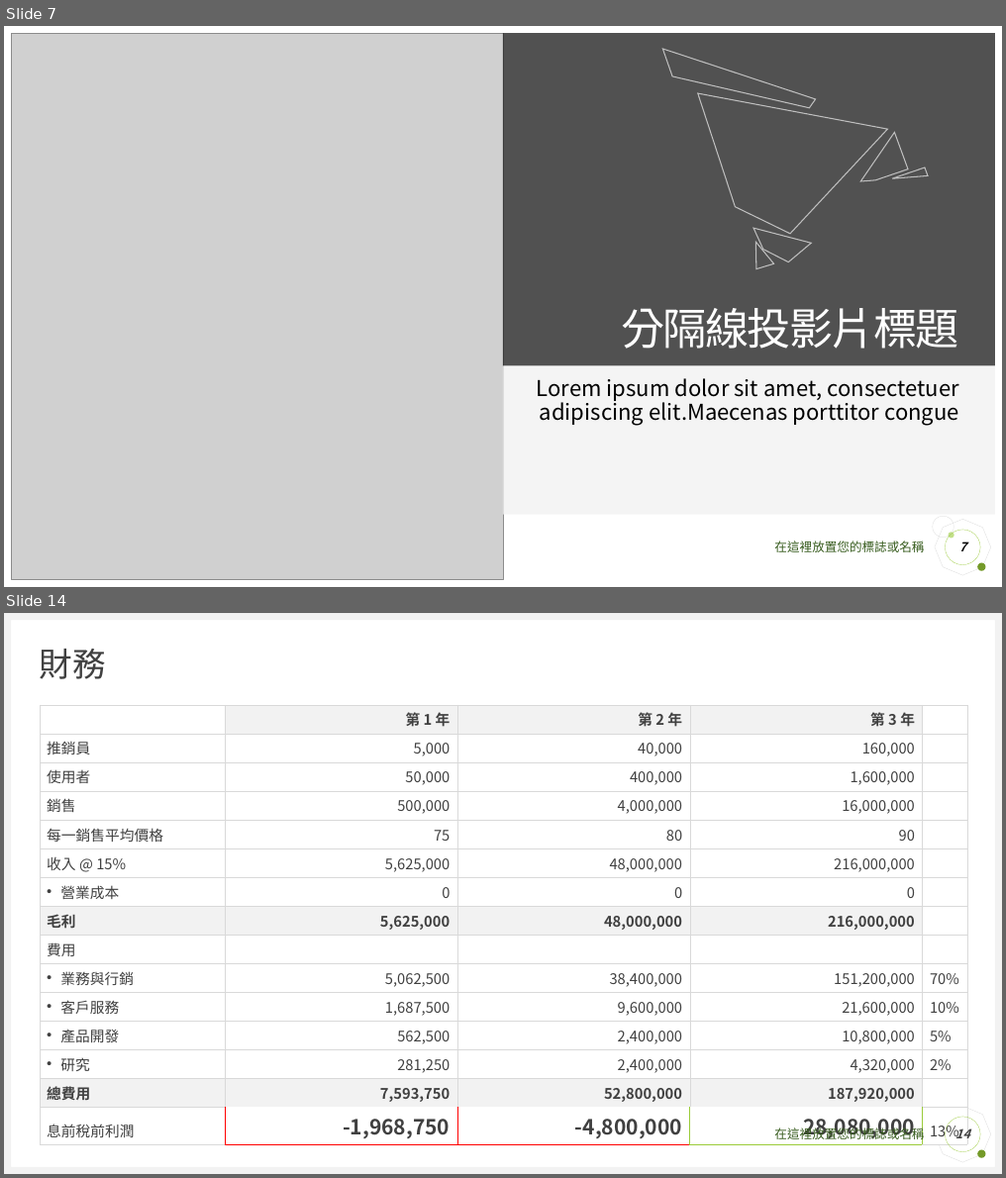
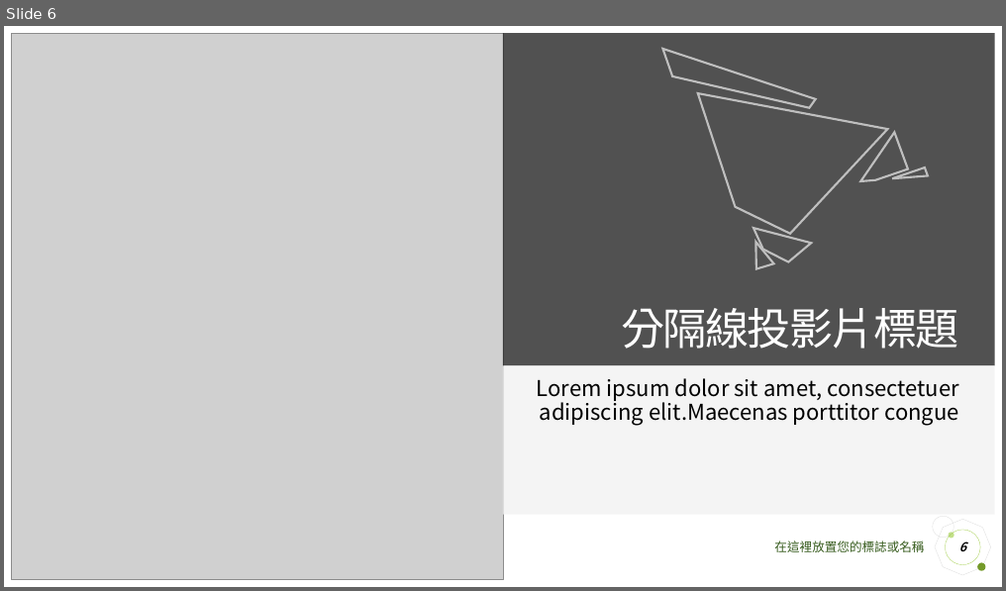
Before and after one commit to xrick/TeacherAssist_V2, a slide deck: backend/data/templates/modern_clean.pptx. Shown one above the other, each under a label of ours: slides 7 and 14 before the commit, slide 6 after it; the slides between them are not shown. The pictures are 1006x1178 and 1006x591 pixels, drawn with LibreOffice and Linux fonts; fonts in the diff are those of the drawing; grey boxes stand for pictures. Boxes give left, top, right and bottom in pixels: in the first picture for what was removed or moved away, otherwise in the second. Text is boxed around its words. In the diff, an @@ line names an element or a change of style, - is before the commit and + after.

```diff
--- a/backend/data/templates/modern_clean.pptx
+++ b/backend/data/templates/modern_clean.pptx
@@ slide 14 removed at [4, 613, 1002, 1174], background #FFFFFF; not listed: 4 template elements that a slide beside it also shows @@
@@ rectangle removed at [4, 613, 1002, 620] @@
@@ rectangle removed at [4, 613, 11, 1174] @@
@@ rectangle removed at [996, 613, 1002, 1174] @@
@@ title removed at [40, 649, 106, 679] @@
-財務
@@ table removed at [40, 705, 968, 1145], 15 rows, 5 columns @@
- | 第 1 年 | 第 2 年 | 第 3 年 | 
-推銷員 | 5,000 | 40,000 | 160,000 | 
-使用者 | 50,000 | 400,000 | 1,600,000 | 
-銷售 | 500,000 | 4,000,000 | 16,000,000 | 
-每一銷售平均價格 | 75 | 80 | 90 | 
-收入 @ 15% | 5,625,000 | 48,000,000 | 216,000,000 | 
-營業成本 | 0 | 0 | 0 | 
-毛利 | 5,625,000 | 48,000,000 | 216,000,000 | 
-費用 |  |  |  | 
-業務與行銷 | 5,062,500 | 38,400,000 | 151,200,000 | 70%
-客戶服務 | 1,687,500 | 9,600,000 | 21,600,000 | 10%
-產品開發 | 562,500 | 2,400,000 | 10,800,000 | 5%
-研究 | 281,250 | 2,400,000 | 4,320,000 | 2%
-總費用 | 7,593,750 | 52,800,000 | 187,920,000 | 
-息前稅前利潤 | -1,968,750 | -4,800,000 | 28,080,000 | 13%
@@ page number removed at [945, 1117, 980, 1152] @@
-14
@@ text removed at [774, 1126, 924, 1143] @@
-在這裡放置您的標誌或名稱
@@ rectangle removed at [4, 1167, 1002, 1174] @@
@@ what was slide 7 is now slide 6 @@
@@ slide 6 changed as well @@
@@ freeform shape at [662, 26, 818, 146]: outline #BFBFBF 1 pt to #BFBFBF 2 pt; outline redrawn @@
@@ freeform shape at [698, 41, 910, 248]: outline #BFBFBF 1 pt to #BFBFBF 2 pt; outline redrawn @@
@@ outline #BFBFBF 1 pt to #BFBFBF 2 pt in 4 elements at [743, 242, 774, 274], [747, 216, 812, 268], [893, 159, 931, 188], [860, 127, 917, 193] @@
@@ octagon at [929, 514, 996, 581]: proportions changed @@
@@ page number at [959, 542, 966, 552]: text changed @@
-7
+6
```
Also in this commit, not shown: 6 other slides changed, 10 other slides removed, 39 other files.
